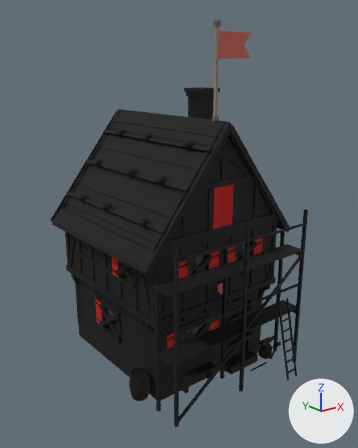
An edit to the glTF model game/assets/modelle/gebaeude/neubau/wohnhaus_zwerg_s1_g1.glb, drawn before and after from the same camera.
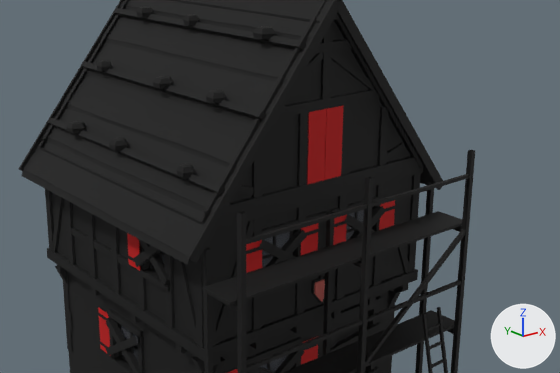
Each version is shown whole from a 50 mm lens placed at (-9.61, -12.84, 9.41), pointed at (-0.13, -0.99, 4.67), then close up on the part from 11% to 99% of the width and 28% to 75% of the height. Every picture has the same lights, and +X, +Y and +Z are marked at lower right. The last two pictures show the newer version. Vertices at exactly the same position are counted once.

Names of what the first close-up shows: 'Dach', 'Geruest', 'Haus', 'Leerstand', 'Scheiben' and 1 more.
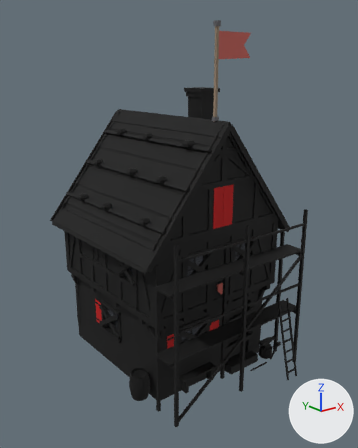
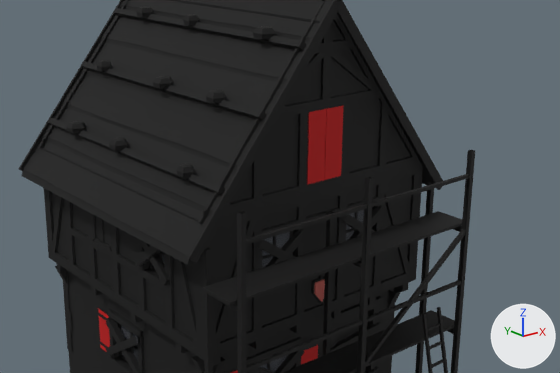
Where the change shows, as pixel boxes [x1, y1, x2, y2] in the close-ups (560 x 373 px; the box of a moved part takes in the faces that stretch with it):
'Haus', reshaped
    before: [39, 0, 424, 373]
    after: [38, 0, 423, 373]
part 1 of me_haus, deleted (mostly hidden)
    before: [127, 142, 405, 373]
part 2 of me_haus, moved or reshaped
    before: [39, 0, 424, 361]
    after: [38, 0, 423, 373]

The edits, one by one:
me_haus is used by ob_haus; location (0.0, 0.0, 0.0).
me_haus had 2207 vertices, 2250 faces and spanned x -2.87..2.92, y -3.6..2.49, z -0.12..8.8.
me_haus now has 2197 vertices, 2664 faces and spans x -2.87..2.92, y -3.6..2.45, z -0.12..8.8.
me_haus part 1: 30 loose pieces with 148 vertices, spanning x -2.51..2.51, y -2.91..2.49, z 1.03..5.33, are deleted.
me_haus part 2: 6 vertices moved from x -2.44..2.44, y -2.89..2.47, z 5.02..7.9 to x -2.39..2.39, y -2.82..2.4, z 5.02..6.38; 238 vertices removed from x -2.5..2.5, y -2.9..2.48, z 2.55..7.98; 376 vertices added at x -2.53..2.53, y -2.87..2.45, z 1.05..7.95.
Other edits to the shape of me_haus do not show in these pictures.
